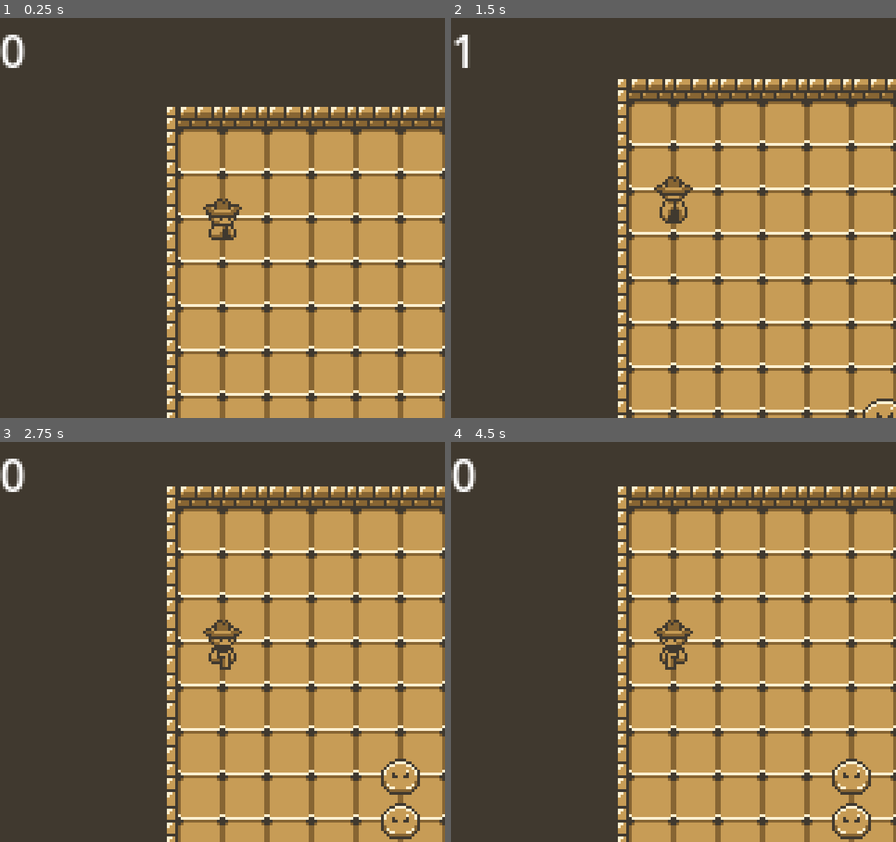
Above: before the commit, frames 1-4 (two rows, left to right).
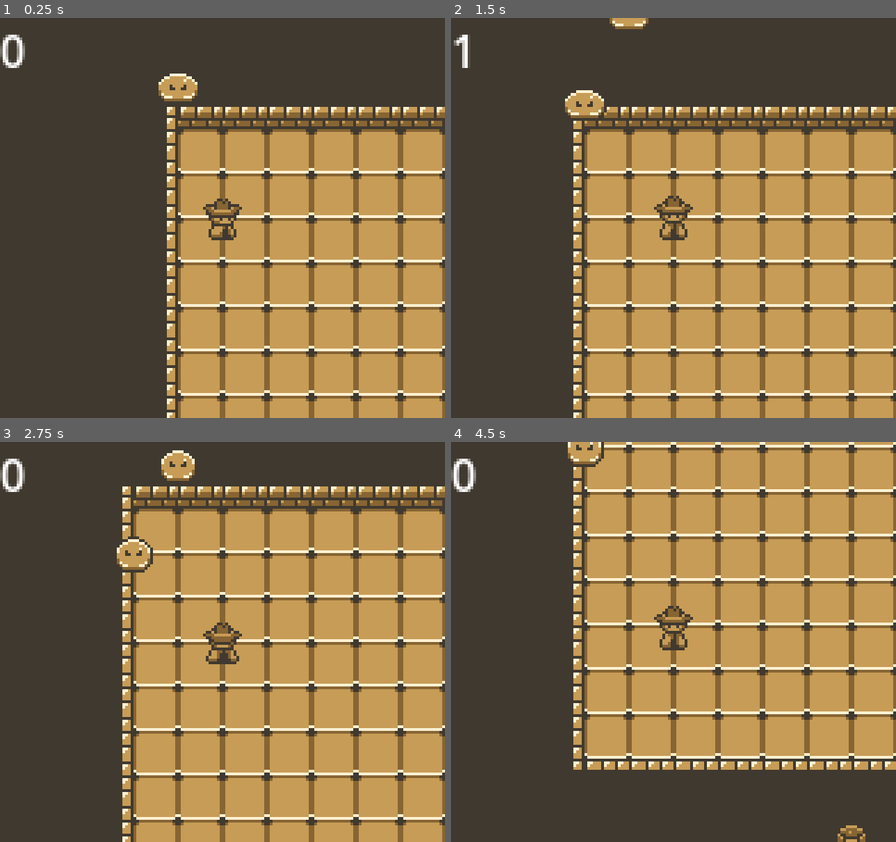
Above: after the commit, the same moments.

Repository: ThGnommy/gb-jam-13
Game: Godot game, scene res://scenes/levels/FabioTest.tscn
Same seed, same stepped clock (60 frames per second), same inputs: the game is played once before the commit and once after it.
Inputs:
- Up to frame 1 (0.25 s): no input
- Up to frame 2 (1.5 s): hold D (shootRight) 0.53-1.28 s; hold Z (fire, bound only after the commit) 0.53-1.28 s; tap X (move, bound only after the commit) at 0.8, 1.35 s; hold Down (down) from 1.28 s (still down)
- Up to frame 3 (2.75 s): tap Z (fire, bound only after the commit) at 1.55 s; release Down (down) at 2.03 s; hold D (shootRight) from 2.03 s (still down); hold Z (fire, bound only after the commit) from 2.03 s (still down); tap X (move, bound only after the commit) at 2.3 s
- Up to frame 4 (4.5 s): release D (shootRight) at 2.78 s; release Z (fire, bound only after the commit) at 2.78 s; hold W (shootUp) 2.78-3.53 s; tap X (move, bound only after the commit) at 2.85, 3.8, 4.35 s; tap Z (fire, bound only after the commit) at 3.05 s; hold Z (fire, bound only after the commit) 3.53-4.28 s; hold A (shootLeft) from 3.53 s (still down)

The runs differ from the first frame. In frame 1, 0.5% of the frame differs, in the area x 35-45%, y 13-21%; in frame 2, 28%; in frame 3, 11%; in frame 4, 40%, in the area x 26-100%, y 0-100%.

Commit message:
fix animation player

Diff:
--- a/project.godot
+++ b/project.godot
@@ -11,7 +11,7 @@
 [application]
 
 config/name="GBJam13"
-run/main_scene="uid://sbgjlu5t4a8c"
+run/main_scene="uid://bcxprgultfrn3"
 config/features=PackedStringArray("4.4", "Mobile")
 boot_splash/use_filter=false
 config/icon="res://icon.svg"
@@ -53,9 +53,14 @@
 , Object(InputEventKey,"resource_local_to_scene":false,"resource_name":"","device":-1,"window_id":0,"alt_pressed":false …(183 unchanged characters)…
 ]
 }
-Jump={
+move={
 "deadzone": 0.5,
 "events": [Object(InputEventKey,"resource_local_to_scene":false,"resource_name":"","device":-1,"window_id":0,"alt_press …(192 unchanged characters)…
+]
+}
+fire={
+"deadzone": 0.5,
+"events": [Object(InputEventKey,"resource_local_to_scene":false,"resource_name":"","device":-1,"window_id":0,"alt_pressed":false,"shift_pressed":false,"ctrl_pressed":false,"meta_pressed":false,"pressed":false,"keycode":0,"physical_keycode":90,"key_label":0,"unicode":122,"location":0,"echo":false,"script":null)
 ]
 }
 right={
@@ -68,6 +73,21 @@
 "events": [Object(InputEventKey,"resource_local_to_scene":false,"resource_name":"","device":-1,"window_id":0,"alt_press …(195 unchanged characters)…
 ]
 }
+up={
+"deadzone": 0.2,
+"events": [Object(InputEventKey,"resource_local_to_scene":false,"resource_name":"","device":-1,"window_id":0,"alt_pressed":false,"shift_pressed":false,"ctrl_pressed":false,"meta_pressed":false,"pressed":false,"keycode":0,"physical_keycode":4194320,"key_label":0,"unicode":0,"location":0,"echo":false,"script":null)
+]
+}
+down={
+"deadzone": 0.2,
+"events": [Object(InputEventKey,"resource_local_to_scene":false,"resource_name":"","device":-1,"window_id":0,"alt_pressed":false,"shift_pressed":false,"ctrl_pressed":false,"meta_pressed":false,"pressed":false,"keycode":0,"physical_keycode":4194322,"key_label":0,"unicode":0,"location":0,"echo":false,"script":null)
+]
+}
+Jump={
+"deadzone": 0.5,
+"events": [Object(InputEventKey,"resource_local_to_scene":false,"resource_name":"","device":-1,"window_id":0,"alt_pressed":false,"shift_pressed":false,"ctrl_pressed":false,"meta_pressed":false,"pressed":false,"keycode":0,"physical_keycode":88,"key_label":0,"unicode":120,"location":0,"echo":false,"script":null)
+]
+}
 Launch={
 "deadzone": 0.5,
 "events": [Object(InputEventKey,"resource_local_to_scene":false,"resource_name":"","device":-1,"window_id":0,"alt_press …(192 unchanged characters)…
@@ -76,16 +96,6 @@
 Up={
 "deadzone": 0.5,
 "events": [Object(InputEventKey,"resource_local_to_scene":false,"resource_name":"","device":-1,"window_id":0,"alt_press …(195 unchanged characters)…
-]
-}
-up={
-"deadzone": 0.2,
-"events": [Object(InputEventKey,"resource_local_to_scene":false,"resource_name":"","device":-1,"window_id":0,"alt_pressed":false,"shift_pressed":false,"ctrl_pressed":false,"meta_pressed":false,"pressed":false,"keycode":0,"physical_keycode":4194320,"key_label":0,"unicode":0,"location":0,"echo":false,"script":null)
-]
-}
-down={
-"deadzone": 0.2,
-"events": [Object(InputEventKey,"resource_local_to_scene":false,"resource_name":"","device":-1,"window_id":0,"alt_pressed":false,"shift_pressed":false,"ctrl_pressed":false,"meta_pressed":false,"pressed":false,"keycode":0,"physical_keycode":4194322,"key_label":0,"unicode":0,"location":0,"echo":false,"script":null)
 ]
 }
 shootRight={
--- a/scenes/levels/FabioTest.tscn
+++ b/scenes/levels/FabioTest.tscn
@@ -351,7 +351,7 @@
 [node name="Main" type="Node2D"]
 
 [node name="Player" parent="." instance=ExtResource("1_du1ks")]
-position = Vector2(32, 0)
+position = Vector2(112, 160)
 animation_speed = 3.0
 
 [node name="Camera2D" type="Camera2D" parent="Player"]
@@ -367,7 +367,7 @@
 metadata/_edit_lock_ = true
 
 [node name="Objects" type="Node2D" parent="."]
-position = Vector2(96, 64)
+position = Vector2(176, 224)
 
 [node name="Barrel" parent="Objects" instance=ExtResource("4_wpknc")]
 position = Vector2(96, 32)
@@ -417,20 +417,24 @@
 [node name="WallsLayer" type="TileMapLayer" parent="."]
 z_index = -2
 use_parent_material = true
+position = Vector2(80, 160)
 tile_map_data = PackedByteArray("AAANAAgAAAACAAIAAAANAAcAAAACAAIAAAANAAYAAAACAAIAAAANAAUAAAACAAIAAAANAAQAAAACAAIAAAANAA …(18576 unchanged characters)…
 tile_set = SubResource("TileSet_rssyh")
 
 [node name="GroundLayer" type="TileMapLayer" parent="."]
 z_index = -3
 use_parent_material = true
+position = Vector2(80, 160)
 tile_map_data = PackedByteArray("AAANAAgAAAAAAAAAAAANAAcAAAAAAAAAAAANAAYAAAAAAAAAAAANAAUAAAAAAAAAAAANAAQAAAAAAAAAAAANAA …(20192 unchanged characters)…
 tile_set = SubResource("TileSet_rssyh")
 
 [node name="Debug" type="Control" parent="."]
 layout_mode = 3
 anchors_preset = 0
-offset_right = 40.0
-offset_bottom = 40.0
+offset_left = 80.0
+offset_top = 160.0
+offset_right = 120.0
+offset_bottom = 200.0
 script = ExtResource("9_55r75")
 
 [node name="CanvasLayer" type="CanvasLayer" parent="Debug"]
--- a/scenes/objects/player.tscn
+++ b/scenes/objects/player.tscn
@@ -23,6 +23,38 @@
 atlas = ExtResource("2_2147m")
 region = Rect2(48, 0, 16, 24)
 
+[sub_resource type="AtlasTexture" id="AtlasTexture_12a7l"]
+atlas = ExtResource("2_2147m")
+region = Rect2(0, 48, 16, 24)
+
+[sub_resource type="AtlasTexture" id="AtlasTexture_gv3ub"]
+atlas = ExtResource("2_2147m")
+region = Rect2(16, 48, 16, 24)
+
+[sub_resource type="AtlasTexture" id="AtlasTexture_6nhbw"]
+atlas = ExtResource("2_2147m")
+region = Rect2(32, 48, 16, 24)
+
+[sub_resource type="AtlasTexture" id="AtlasTexture_fnuka"]
+atlas = ExtResource("2_2147m")
+region = Rect2(48, 48, 16, 24)
+
+[sub_resource type="AtlasTexture" id="AtlasTexture_udu15"]
+atlas = ExtResource("2_2147m")
+region = Rect2(0, 96, 16, 24)
+
+[sub_resource type="AtlasTexture" id="AtlasTexture_poxlt"]
+atlas = ExtResource("2_2147m")
+region = Rect2(16, 96, 16, 24)
+
+[sub_resource type="AtlasTexture" id="AtlasTexture_tm615"]
+atlas = ExtResource("2_2147m")
+region = Rect2(32, 96, 16, 24)
+
+[sub_resource type="AtlasTexture" id="AtlasTexture_4cfq8"]
+atlas = ExtResource("2_2147m")
+region = Rect2(48, 96, 16, 24)
+
 [sub_resource type="AtlasTexture" id="AtlasTexture_ksjmp"]
 atlas = ExtResource("2_2147m")
 region = Rect2(0, 144, 16, 24)
@@ -125,6 +157,40 @@
 "loop": true,
 "name": &"idle",
 "speed": 6.0
+}, {
+"frames": [{
+"duration": 1.0,
+"texture": SubResource("AtlasTexture_12a7l")
+}, {
+"duration": 1.0,
+"texture": SubResource("AtlasTexture_gv3ub")
+}, {
+"duration": 1.0,
+"texture": SubResource("AtlasTexture_6nhbw")
+}, {
+"duration": 1.0,
+"texture": SubResource("AtlasTexture_fnuka")
+}],
+"loop": true,
+"name": &"idle_down",
+"speed": 5.0
+}, {
+"frames": [{
+"duration": 1.0,
+"texture": SubResource("AtlasTexture_udu15")
+}, {
+"duration": 1.0,
+"texture": SubResource("AtlasTexture_poxlt")
+}, {
+"duration": 1.0,
+"texture": SubResource("AtlasTexture_tm615")
+}, {
+"duration": 1.0,
+"texture": SubResource("AtlasTexture_4cfq8")
+}],
+"loop": true,
+"name": &"idle_top",
+"speed": 8.0
 }, {
 "frames": [{
 "duration": 1.0,
@@ -256,7 +322,7 @@
 
 [node name="AnimatedSprite2D" type="AnimatedSprite2D" parent="."]
 sprite_frames = SubResource("SpriteFrames_2147m")
-animation = &"shootDown"
+animation = &"idle_down"
 autoplay = "idle"
 
 [node name="AnimationPlayer" type="AnimationPlayer" parent="."]
--- a/scenes/scripts/player.gd
+++ b/scenes/scripts/player.gd
@@ -5,13 +5,12 @@
 @export var animation_speed: float = 1.0
 @onready var raycast = $RayCast2D
 @onready var anim = $AnimatedSprite2D
+var player_direction: Vector2i
 
 @onready var belt : Array = ["Regular", "Mortar", "Dynamite", "Regular", "Dynamite", "Mortar"]
 var remaining_bullets : Array
 
 var current_cell: Vector2i
-
-signal player_moved
 
 var moving: bool = false
 
@@ -22,14 +21,8 @@
 	"down": Vector2i.DOWN
 }
 
-var shootInputs: Dictionary = {
-	"shootRight" : Vector2.RIGHT,
-	"shootLeft" : Vector2.LEFT,
-	"shootUp" : Vector2.UP,
-	"shootDown" : Vector2.DOWN
-}
-
 func _ready() -> void:
+	player_direction = Vector2.RIGHT
 	TurnManager.add_entity_from_current_turn(self)
 	current_cell = GridManager.world_to_cell(global_position)
 	GridManager.occupy_cell(current_cell, GridManager.EntityType.Player, self)
@@ -42,26 +35,29 @@
 
 	for dir in inputs.keys():
 		if event.is_action_pressed(dir):
-			move(dir)
-			animate(dir)
+			set_player_direction(dir)
+			set_idle_animation()
 
-func _process(delta: float) -> void:
-	for dir in shootInputs.keys():
-		if Input.is_action_just_pressed(dir):
-			shoot(shootInputs[dir])
+	if event.is_action_pressed("fire"):
+		shoot()
 
-func move(dir) -> void:
+	if event.is_action_pressed("move"):
+		if not TurnManager.is_turn_of(TurnManager.TurnState.Player):
+			return
+		move()
+		animate()
+		set_idle_animation()
+
+func move() -> void:
 	if TurnManager.is_turn_of(TurnManager.TurnState.Player):
 		moving = true
-		await GridManager.move_entity(self, GridManager.EntityType.Player, current_cell + inputs[dir])
+		await GridManager.move_entity(self, GridManager.EntityType.Player, current_cell + player_direction)
 		moving = false
-		anim.animation = "idle"
 		TurnManager.remove_entity_from_current_turn(self)
 		TurnManager.try_update_to_next_turn()
 
-
-func animate(dir) -> void:
-	match inputs[dir]:
+func animate() -> void:
+	match player_direction:
 		Vector2i.RIGHT:
 			jump_animation(10)
 			anim.animation = "jump_side"
@@ -77,6 +73,19 @@
 			jump_animation(5)
 			anim.animation = "jump_down"
 
+func set_idle_animation():
+	match player_direction:
+		Vector2i.RIGHT:
+			anim.play("idle")
+			anim.flip_h = false
+		Vector2i.LEFT:
+			anim.play("idle")
+			anim.flip_h = true
+		Vector2i.UP:
+			anim.play("idle_top")
+		Vector2i.DOWN:
+			anim.play("idle_down")
+
 func jump_animation(px_height: int) -> void:
 	var jump_tween = create_tween()
 	jump_tween.tween_property(anim, "position:y", -px_height, 1.0 / animation_speed / 2).set_trans(Tween.TRANS_SINE).set_ease(Tween.EASE_OUT)
@@ -87,7 +96,7 @@
 	raycast.target_position = inputs[dir] * GridManager.CELL_SIZE / 2
 	raycast.force_raycast_update()
 
-func shoot(dir: Vector2) -> void:
+func shoot() -> void:
 	if TurnManager.is_turn_of(TurnManager.TurnState.Enemies):
 		return
 
@@ -95,17 +104,22 @@
 		reload()
 		return
 
-	match dir:
+	match player_direction:
 		Vector2.RIGHT:
 			anim.flip_h = false
-			anim.animation = "shootRight"
+			anim.play("shootRight")
+			await anim.animation_finished
+			set_idle_animation()
 		Vector2.LEFT:
 			anim.flip_h = true
-			anim.animation = "shootRight"
+			anim.play("shootRight")
+			await anim.animation_finished
 		Vector2.UP:
-			anim.animation = "shootUp"
+			anim.play("shootUp")
+			await anim.animation_finished
 		Vector2.DOWN:
-			anim.animation = "shootDown"
+			anim.play("shootDown")
+			await anim.animation_finished
 
 	# Choose a random bullet from the remaining bullets
 	var random_chamber = randi() % remaining_bullets.size()
@@ -116,8 +130,8 @@
 
 	# Create and shoot the bullet
 	var bullet_instance : Bullet = BulletFactory.create_bullet(bullet_type)
-	bullet_instance.position = position + dir * GridManager.CELL_SIZE
-	bullet_instance.set_direction(dir)
+	bullet_instance.position = position + player_direction * float(GridManager.CELL_SIZE)
+	bullet_instance.set_direction(player_direction)
 	get_parent().add_child(bullet_instance)
 	TurnManager.remove_entity_from_current_turn(self)
 	TurnManager.try_update_to_next_turn()
@@ -128,3 +142,6 @@
 
 func die():
 	queue_free()
+
+func set_player_direction(dir) -> void:
+	player_direction = inputs[dir]
Not shown: 1 places in scenes/levels/FabioTest.tscn that only renumber resources
Not shown: 1 places in scenes/objects/player.tscn that only renumber resources
